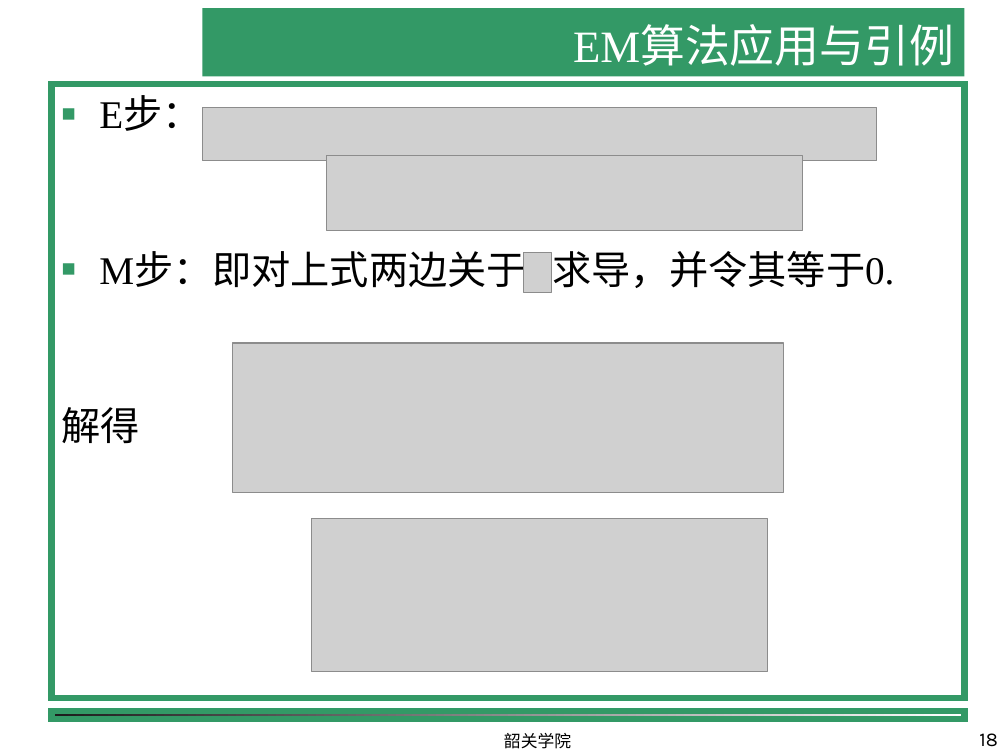
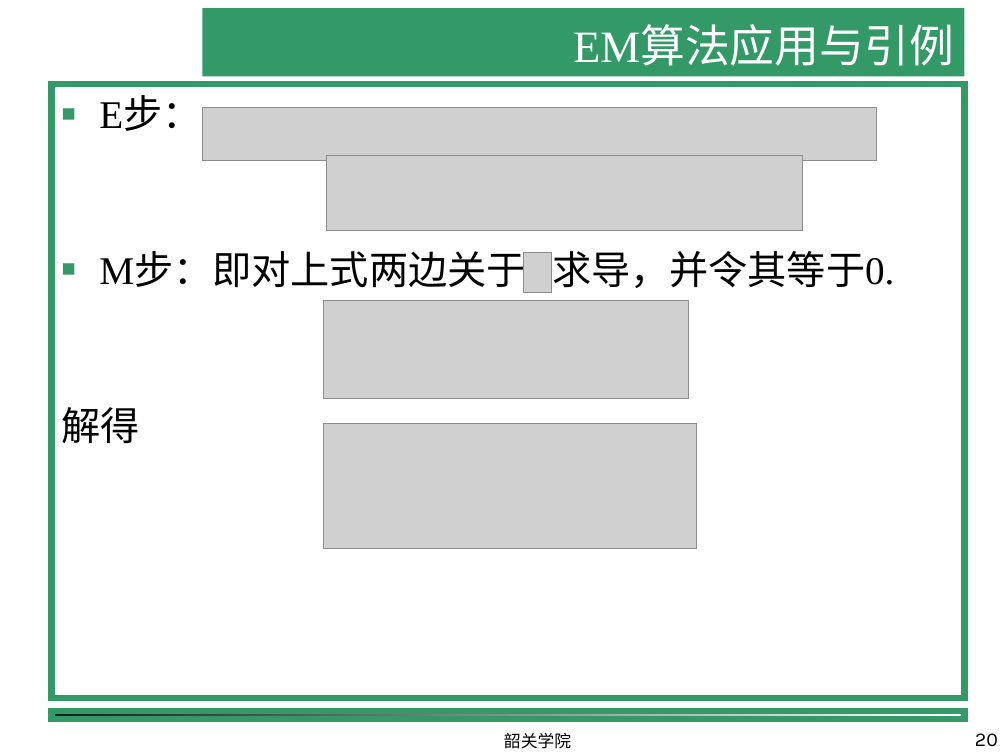
Before and after one commit to shfkuang/shfkuang.github.io, a slide deck: slide 20 of dm/ch4.5.ppt (slide 18 before the commit). Drawn at 1008x756 pixels with LibreOffice and Linux fonts; fonts in the diff are those of the drawing; grey boxes stand for pictures; background and template pictures are left out. Boxes give left, top, right and bottom in pixels: in the first picture for what was removed or moved away, otherwise in the second. Text is boxed around its words. In the diff, an @@ line names an element or a change of style, - is before the commit and + after.

```diff
--- a/dm/ch4.5.ppt
+++ b/dm/ch4.5.ppt
@@ picture: place and size @@
-picture at <box>232,343,783,492</box>
+picture at <box>324,300,688,399</box>
@@ picture: place and size @@
-picture at <box>311,518,768,671</box>
+picture at <box>324,423,697,548</box>
@@ page number at <box>975,733,998,746</box>: text changed @@
-18
+20
```
Also in this commit, not shown: 4 other slides changed, 2 slides added, 4 other files.
